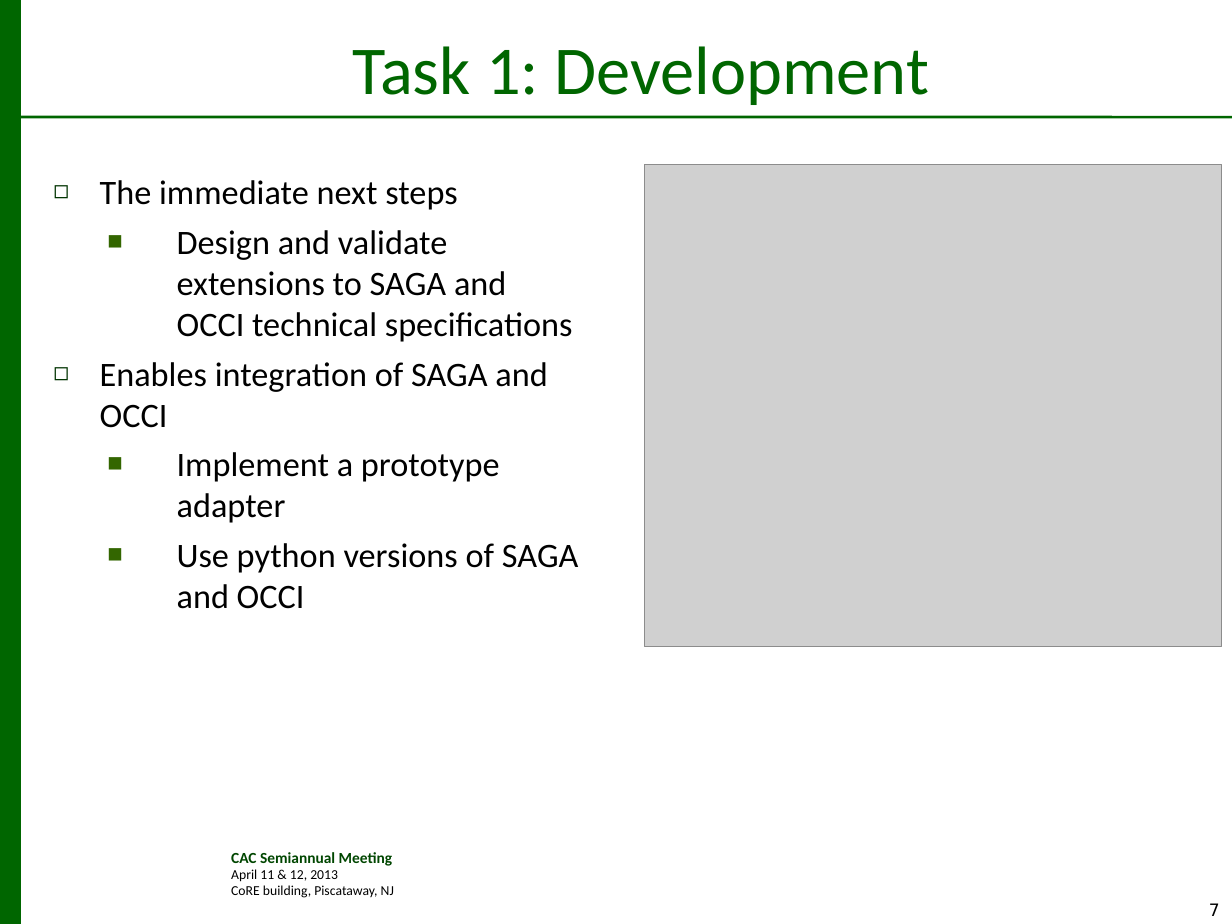
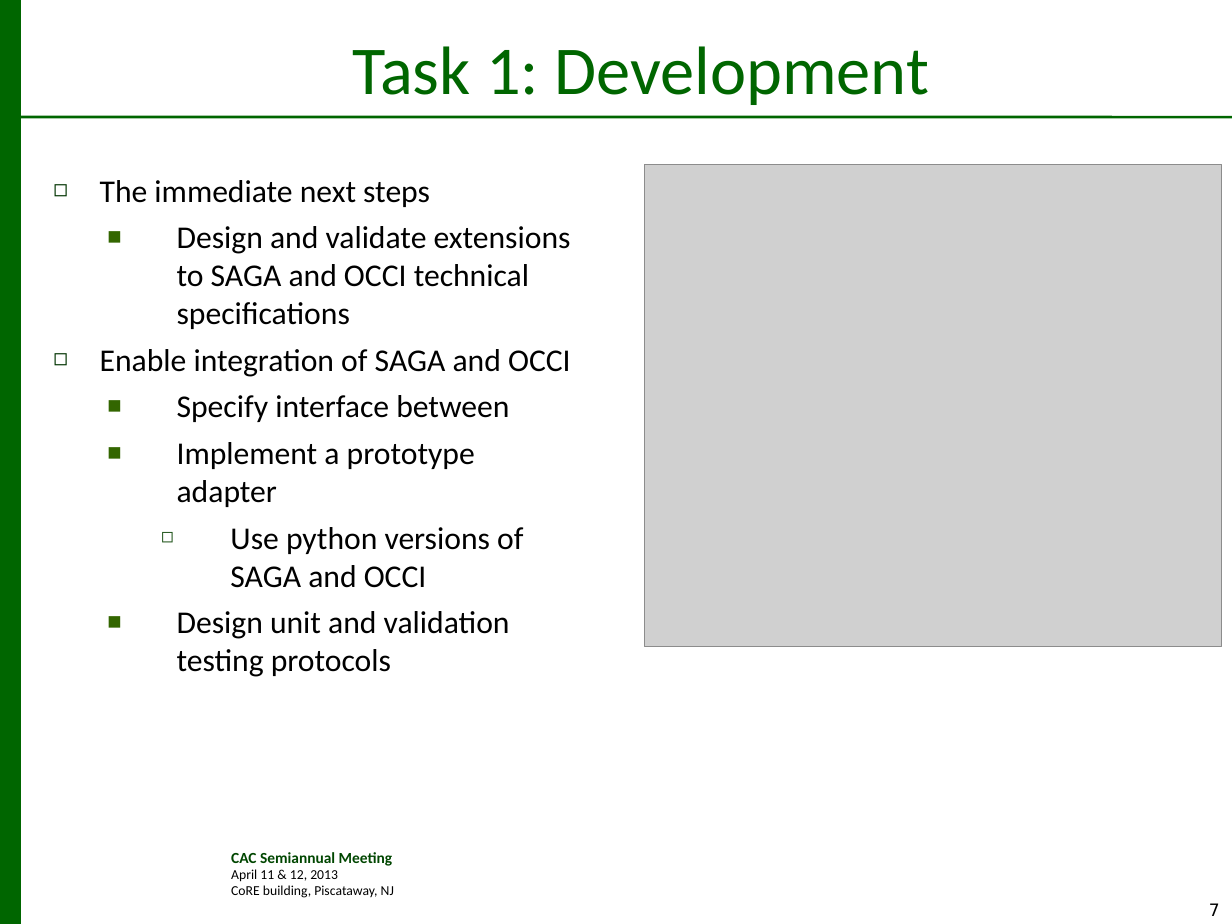
Before and after one commit to saga-project/presentations, a slide deck: slide 7 of cac-saga-occi.v1.1.ppt. Drawn at 1232x924 pixels with LibreOffice and Linux fonts; fonts in the diff are those of the drawing; grey boxes stand for pictures; background and template pictures are left out. Boxes give left, top, right and bottom in pixels: in the first picture for what was removed or moved away, otherwise in the second. Text is boxed around its words. In the diff, an @@ line names an element or a change of style, - is before the commit and + after.

```diff
--- a/cac-saga-occi.v1.1.ppt
+++ b/cac-saga-occi.v1.1.ppt
@@ text at (x1=100, y1=180, x2=571, y2=588): size 20 to 18.5 pt in "The immediate next steps", "Design and validate extensions to SAGA and ...", "Implement a prototype adapter", "Use python versions of SAGA and OCCI"; bullet ■ to ◻; list level 2 to 3 in "Use python versions of SAGA ..."; bullet colour #336600 to #1D5217 @@
@@ text at (x1=100, y1=349, x2=571, y2=422): text changed; size 20 to 18.5 pt @@
-◻ Enables integration of SAGA and OCCI
+◻ Enable integration of SAGA and OCCI
+  ■ Specify interface between
@@ text at (x1=177, y1=611, x2=510, y2=677): paragraph added @@
+  ■ Design unit and validation testing protocols
```
Also in this commit, not shown: 11 other slides changed, 1 other file.
